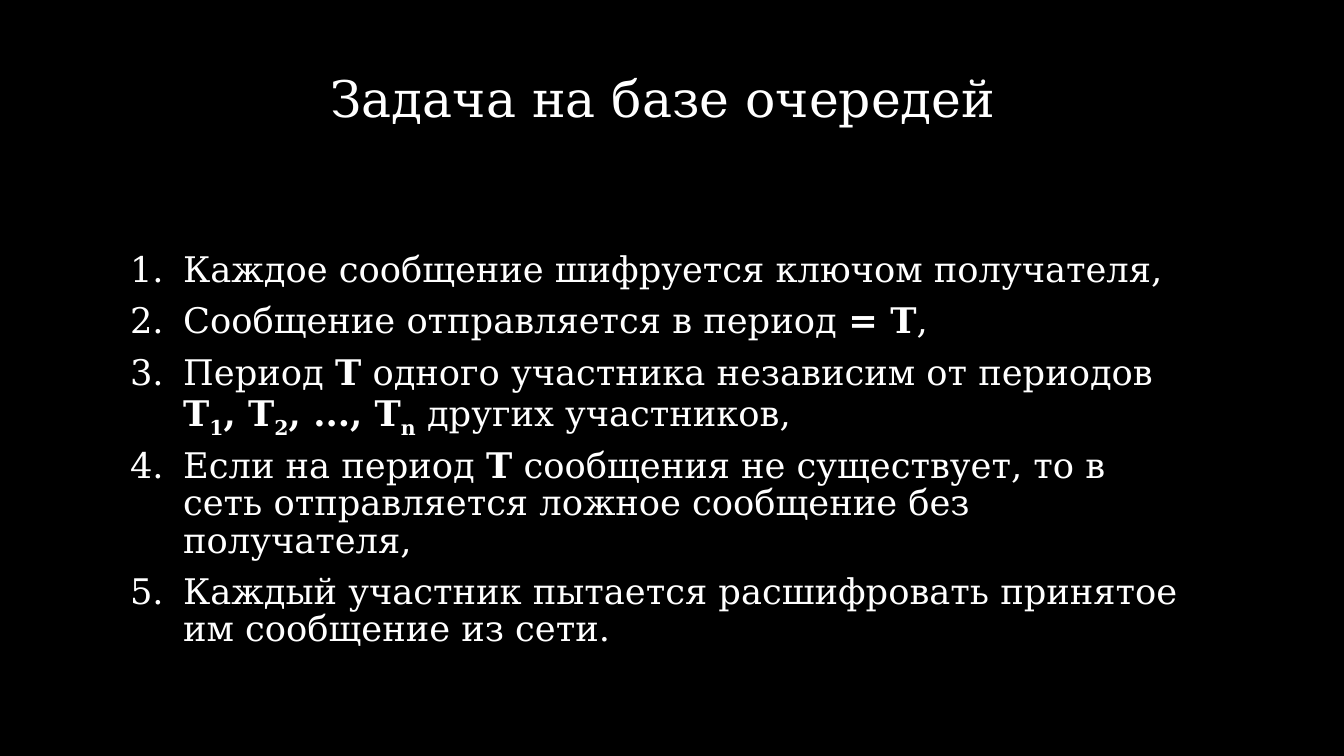
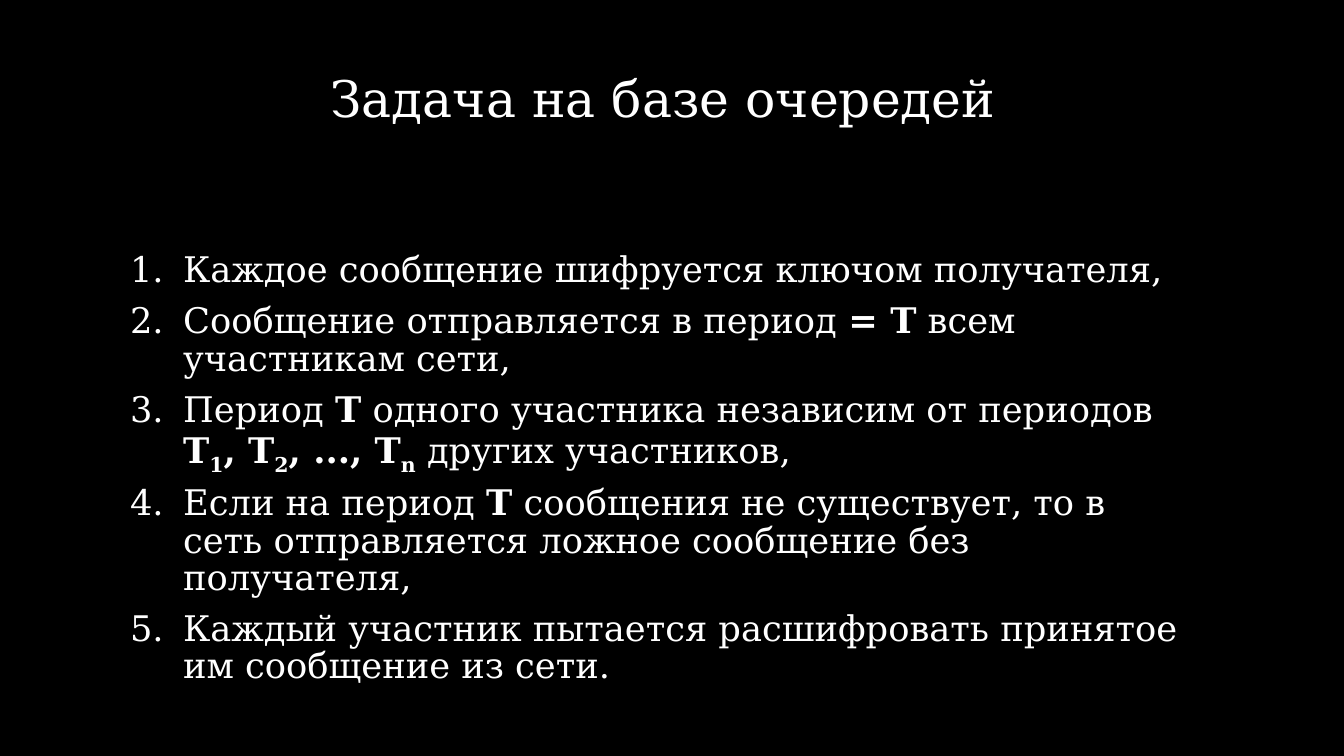
Before and after one commit to number571/go-peer, a slide deck: slide 4 of docs/hidden_lake_anonymous_network.pptx. Drawn at 1344x756 pixels with LibreOffice and Linux fonts; fonts in the diff are those of the drawing. Boxes give left, top, right and bottom in pixels: in the first picture for what was removed or moved away, otherwise in the second. Text is boxed around its words. In the diff, an @@ line names an element or a change of style, - is before the commit and + after.

```diff
--- a/docs/hidden_lake_anonymous_network.pptx
+++ b/docs/hidden_lake_anonymous_network.pptx
@@ text at (183, 305, 1016, 378): text changed @@
-2. Сообщение отправляется в период = T,
+2. Сообщение отправляется в период = T всем участникам сети,
```
Also in this commit, not shown: 3 other files.
